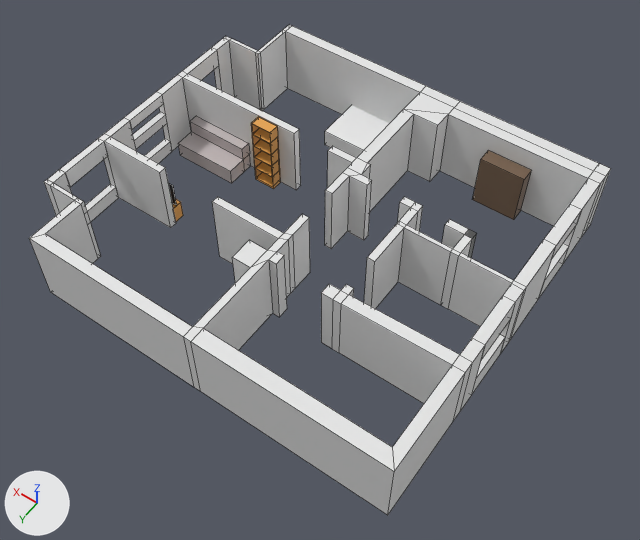
An edit to the Blender file Blender/Home.blend, drawn before and after from the same camera.
Camera for both pictures: a 50 mm lens placed at (-8.13, 10.88, 17.09), pointed at (-0.49, 0.18, 0.28). The lights are fixed; the arrows at lower left show +X, +Y and +Z. Mesh edges are drawn as thin lines.

The first picture shows 'Bett', 'RegalChuku', 'Sofa', 'Vitrine', 'Walls'.
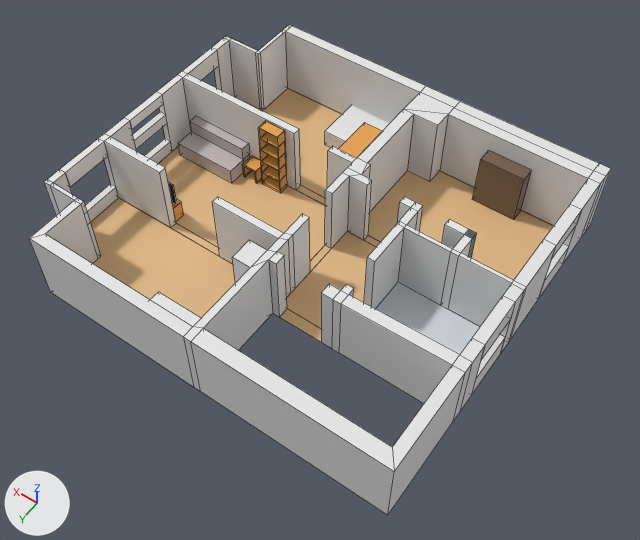
Location of each change, (x1, y1, x2, y2) in pixels of the pictures (640 x 540 px):
'FloorWorking', shown
    after: (90, 198, 235, 318)
'FloorKitchen', shown
    after: (368, 171, 553, 280)
'FloorLivingRoom', shown
    after: (158, 146, 325, 261)
'FloorHallway', shown
    after: (287, 232, 376, 328)
'FloorSleeping', shown
    after: (263, 88, 342, 198)
'FloorBathroom', shown
    after: (376, 282, 480, 354)
'RegalChuku', moved
    before: (251, 116, 281, 189)
    after: (258, 121, 287, 193)
'Schrank', added (orange)
    after: (339, 122, 382, 158)
'BettKlein', added
    after: (150, 292, 201, 327)
'DoorHouse', shown
    after: (280, 309, 321, 342)
'DoorWorking', shown
    after: (172, 223, 220, 256)
'WuerfelL', added
    after: (242, 156, 262, 183)
'DoorLivingRoom', shown
    after: (310, 246, 331, 272)
'DoorSleeping', shown
    after: (297, 186, 325, 205)
'DoorKitchen', shown
    after: (364, 236, 380, 247)
'WuerfelM', added
    after: (243, 166, 256, 183)

What the commit changed:
Material 'MaterialDeskPlate.001' (mat_materialdeskplate_001) is new.
Its base color is (0.801, 0.366, 0.0742) (orange #e7a34d).
Mesh me_meshwuerfell is new.
It has 16 vertices, 10 faces and spans x -0.225..0.225, y -0.2..0.2, z 0.0..0.45.
It uses material mat_materialdeskplate_001 (orange #e7a34d).
Mesh me_meshwuerfelm is new.
It has 16 vertices, 10 faces and spans x -0.2..0.2, y -0.2..0.2, z 0.0..0.4.
It uses material mat_materialdeskplate (orange #e7a34d).
Mesh me_meshbettklein is new.
It is a box spanning x -0.48..0.48, y -1.04..1.04, z 0.0..0.5.
It uses material mat_materialbett (white #f0f0f0).
Mesh me_meshschrank is new.
It is a box spanning x -0.59..0.59, y -0.28..0.28, z 0.0..1.95.
It uses material mat_materialdeskplate (orange #e7a34d).
Object 'DoorHouse' (ob_doorhouse) is now shown.
Object 'DoorKitchen' (ob_doorkitchen) is now shown.
Object 'DoorLivingRoom' (ob_doorlivingroom) is now shown.
Object 'DoorSleeping' (ob_doorsleeping) is now shown.
Object 'DoorWorking' (ob_doorworking) is now shown.
Object 'FloorBathroom' (ob_floorbathroom) is now shown.
Object 'FloorHallway' (ob_floorhallway) is now shown.
Object 'FloorKitchen' (ob_floorkitchen) is now shown.
Object 'FloorLivingRoom' (ob_floorlivingroom) is now shown.
Object 'FloorSleeping' (ob_floorsleeping) is now shown.
Object 'FloorWorking' (ob_floorworking) is now shown.
Object 'RegalChuku' (ob_regalchuku) moves from (2.51, -1.64, 0.0) to (2.26, -1.62, 0.0).
Object 'WuerfelL' (ob_wuerfell) is new; it shows me_meshwuerfell.
Its location is (2.9, -1.58, 0.0).
Object 'WuerfelM' (ob_wuerfelm) is new; it shows me_meshwuerfelm.
Its location is (2.9, -1.58, 0.0).
Object 'BettKlein' (ob_bettklein) is new; it shows me_meshbettklein.
Its location is (1.06, 3.5, 0.0).
Its rotation in degrees is (0, 0, 90).
Object 'Schrank' (ob_schrank) is new; it shows me_meshschrank.
Its location is (0.29, -2.6, 0.0).
Its rotation in degrees is (0, 0, 90).
